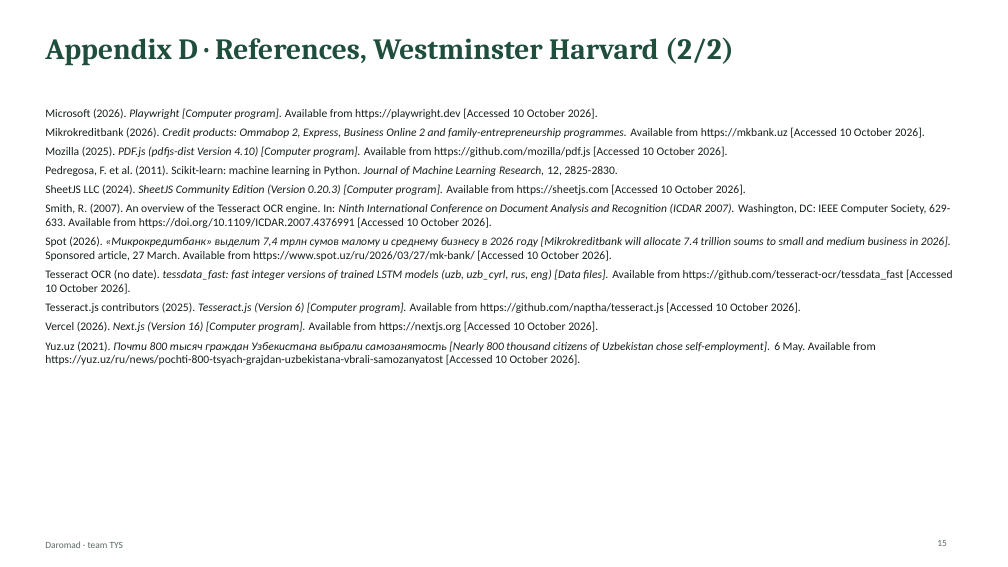
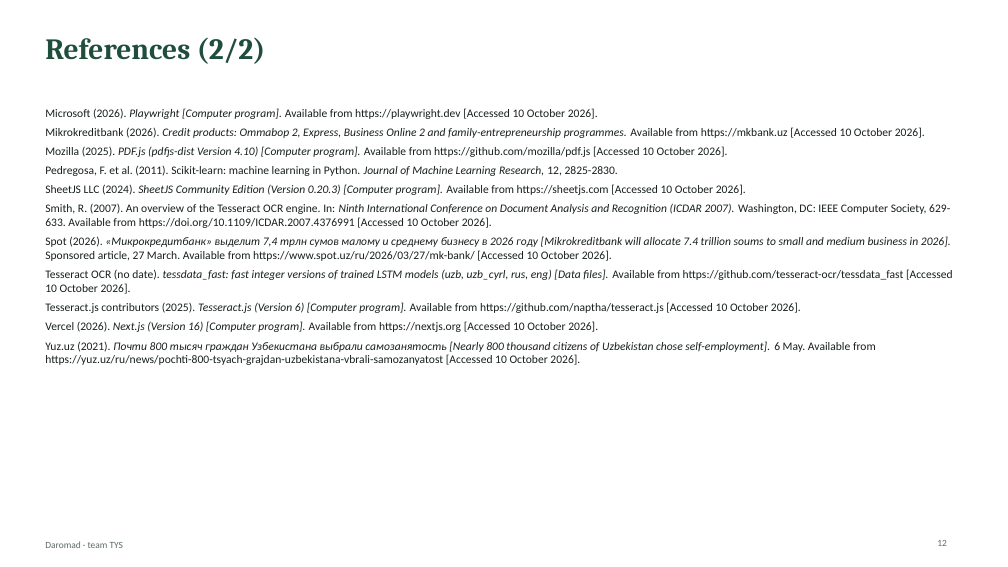
Before and after one commit to hmunisbekk-droid/TYS-fintech, a slide deck: slide 12 of deck/Daromad_TYS_deck.pptx (slide 15 before the commit). Drawn at 1008x567 pixels with LibreOffice and Linux fonts; fonts in the diff are those of the drawing. Boxes give left, top, right and bottom in pixels: in the first picture for what was removed or moved away, otherwise in the second. Text is boxed around its words. In the diff, an @@ line names an element or a change of style, - is before the commit and + after.

```diff
--- a/deck/Daromad_TYS_deck.pptx
+++ b/deck/Daromad_TYS_deck.pptx
@@ title at <box>45,38,266,64</box>: text changed @@
-Appendix D · References, Westminster Harvard (2/2)
+References (2/2)
```
Also in this commit, not shown: 7 other slides changed, 3 slides removed, 20 other files.
